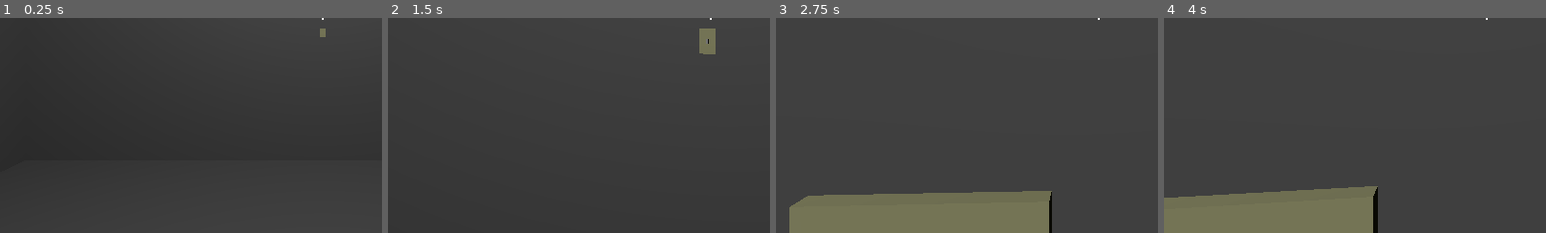
Above: before the commit, frames 1-4 (left to right).
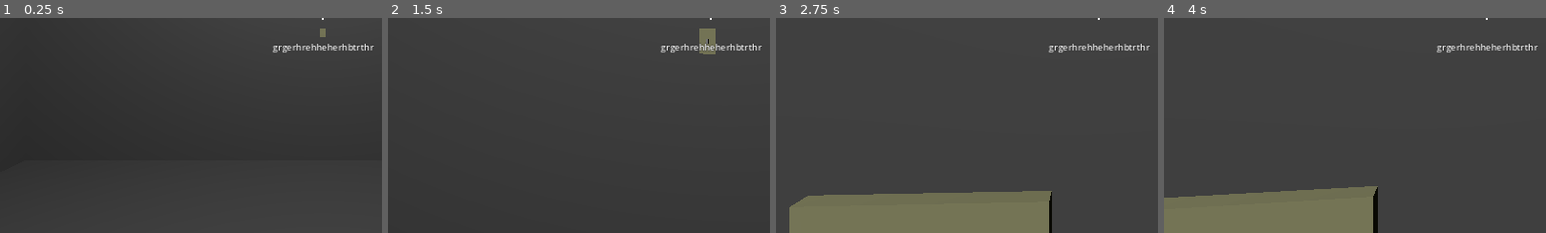
Above: after the commit, the same moments.

Repository: kaikzyx/ermo
Game: Godot game, scene res://source/main.tscn
The game is run twice, just before and just after one commit, with the same random seed, the same clock (stepped at 60 frames per second) and the same inputs.
Inputs (mouse positions are % of the whole screen's width and height, from its top left):
- Up to frame 1 (0.25 s): no input
- Up to frame 2 (1.5 s): tap Enter at 0.5 s; move the mouse to (55, 50) at 0.52 s; hold W (forward) from 0.53 s (still down); tap E (interact) at 0.6, 1.35 s; move the mouse to (45, 50) at 1.27 s
- Up to frame 3 (2.75 s): keep holding W (forward); move the mouse to (52, 48) at 2.02 s; tap E (interact) at 2.1 s
- Up to frame 4 (4 s): keep holding W (forward); tap Space at 2.75 s; move the mouse to (49, 52) at 2.77 s; tap E (interact) at 2.85, 3.6 s; tap Enter at 3.5 s; move the mouse to (57, 51) at 3.52 s
The pictures show only the part of the screen within x 8-58%, y 50-100%; the shares and areas given below are measured in that part.

The runs differ from the first frame. In frame 1, 0.5% of the frame differs, in the area x 71-98%, y 12-16%; in frame 2, 0.5%; in frame 3, 0.4%; in frame 4, 0.4%.

Commit message:
Fixed Interator signals.

Diff:
--- a/source/interaction/interator.gd
+++ b/source/interaction/interator.gd
@@ -1,26 +1,21 @@
 class_name Interator extends RayCast3D
 
-signal interacted(interactable: Interactable, successful: bool)
 signal focus_entered(interactable: Interactable)
 signal focus_exited(interactable: Interactable)
+signal interacted(interactable: Interactable, successful: bool)
 
 var focus: Interactable
 
 func _process(_delta: float) -> void:
-	# Clear.
-	if not is_colliding():
-		focus_exited.emit(focus)
-		focus = null
-		return
+	var collider: Object = get_collider() if is_colliding() else null
+	var interactable: Interactable = collider if collider is Interactable else null
+	var interactable_exists: bool = is_instance_valid(interactable)
 
-	var collider: Object = get_collider()
+	# Handle signals.
+	if focus != interactable:
+		if is_instance_valid(focus): focus_exited.emit(focus)
+		if interactable_exists: focus_entered.emit(interactable)
+		focus = interactable
 
-	if collider is Interactable:
-		# Handle signals.
-		if focus != collider:
-			if is_instance_valid(focus): focus_exited.emit(focus)
-			focus_entered.emit(collider)
-			focus = collider
-
-		if Input.is_action_just_pressed(&"interact"):
-			interacted.emit(collider, collider.interact(self))
+	if interactable_exists and Input.is_action_just_pressed(&"interact"):
+		interacted.emit(interactable, interactable.interact(self))
